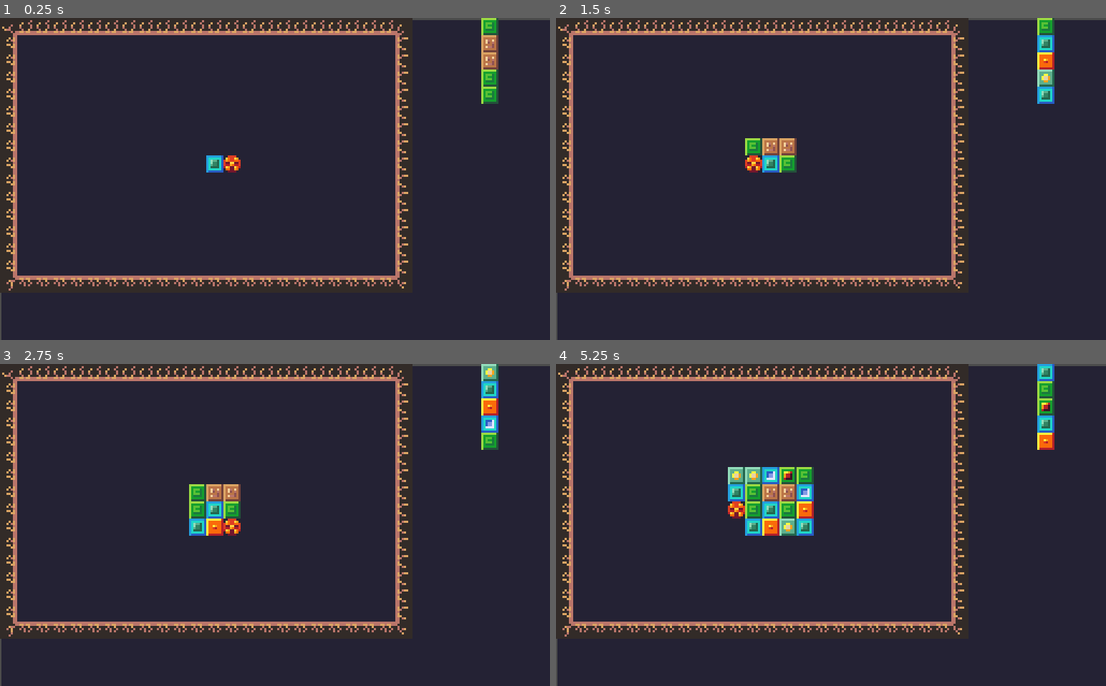
Above: before the commit, frames 1-4 (two rows, left to right).
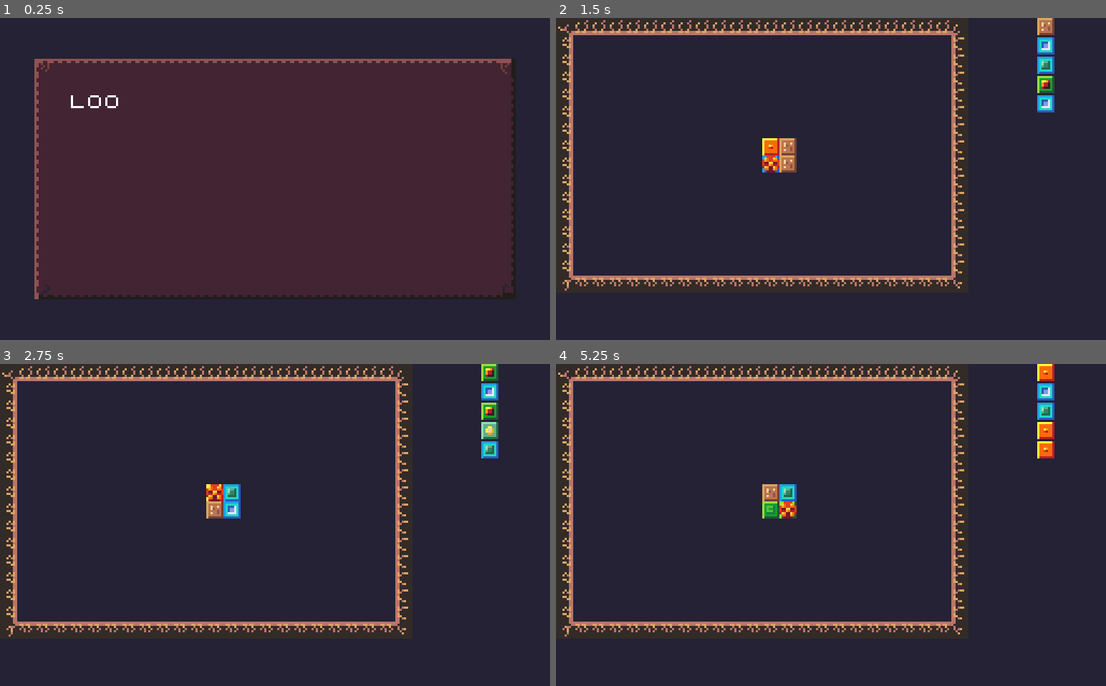
Above: after the commit, the same moments.

Repository: mbrezu/LD47
Game: Godot game, scene res://scenes/main.tscn
Same seed, same stepped clock (60 frames per second), same inputs: the game is played once before the commit and once after it. Before the commit the project starts from res://scenes/game.tscn.
Inputs:
- Up to frame 1 (0.25 s): no input
- Up to frame 2 (1.5 s): tap Space (ui_select) at 0.6, 0.77, 1.07, 1.35 s
- Up to frame 3 (2.75 s): tap Space (ui_select) at 1.52, 1.82, 2.1 s
- Up to frame 4 (5.25 s): tap Enter at 2.75 s; tap Space (ui_select) at 2.85, 3.02, 3.32, 3.6, 3.77, 4.07, 4.35, 4.52, 4.82, 5.1 s

The runs differ from the first frame. In frame 1, 65% of the frame differs, in the area x 0-100%, y 0-100%; in frame 2, 1.8%; in frame 3, 2.5%; in frame 4, 3.9%.

Commit message:
Lots of stuff.

Diff:
--- a/godot/project.godot
+++ b/godot/project.godot
@@ -16,11 +16,12 @@
 [application]
 
 config/name="LD47"
-run/main_scene="res://scenes/game.tscn"
+run/main_scene="res://scenes/main.tscn"
 
 [autoload]
 
 Consts="*res://scripts/consts.gd"
+Utils="*res://scripts/utils.gd"
 
 [display]
 
--- a/godot/scenes/game.gd
+++ b/godot/scenes/game.gd
@@ -1,27 +1,30 @@
 extends Node2D
+
+signal game_over
 
 var _player
 var _add_tile = false
-
+var _game_over = false
 
 func _ready():
 	$player.configure($map)
 	$player.set_map_position(Consts.START_SQUARE_ROW, Consts.START_SQUARE_COLUMN + 1)
 	var _dummy = $player.connect("player_moved", self, "_on_player_moved")
-
+	_dummy = $player.connect("player_died", self, "_on_player_died")
 
 func _process(_delta):
 	if Input.is_action_just_pressed("ui_select"):
 #		player.advance()
 		Input.action_release("ui_select")
-		_add_tile = true
-		$player.advance()
+		if not _game_over:
+			_add_tile = true
+			$player.advance()
 
 
 func _on_player_moved(old_row, old_column, _row, _column):
 #	print("player moved ", [old_row, old_column, row, column])
 	if _add_tile:
-		print("adding tile")
+		# print("adding tile")
 		_add_tile = false
 		$advance_timer.wait_time = 1
 		$advance_timer.start()
@@ -29,8 +32,14 @@
 		$next_items.advance()
 
 
+func _on_player_died():
+	_game_over = true
+	emit_signal("game_over")
+
+
 func _on_advance_timer_timeout():
-	$player.advance()
+	if not _game_over:
+		$player.advance()
 	$advance_timer.wait_time -= 0.1
 	if $advance_timer.wait_time < 0.25:
 		$advance_timer.wait_time = 0.25
--- /dev/null
+++ b/godot/scenes/letter.gd
@@ -0,0 +1,34 @@
+extends Node2D
+
+var _letter
+
+func set_letter(letter):
+	_letter = letter
+
+func _ready():
+	if _letter[0] >= "A" and _letter[0] <= "Z":
+		$Sprite.region_rect = Rect2(
+			144 + (_letter.ord_at(0) - "A".ord_at(0)) * 8, 64, 8, 8)
+	elif _letter[0] >= "0" and _letter[0] <= "9":
+		$Sprite.region_rect = Rect2(
+			144 + (_letter.ord_at(0) - "0".ord_at(0)) * 8, 72, 8, 8)
+	elif _letter[0] == '.':
+		$Sprite.region_rect = Rect2(224, 72, 8, 8)
+	elif _letter[0] == ",":
+		$Sprite.region_rect = Rect2(232, 72, 8, 8)
+	elif _letter[0] == "\"":
+		$Sprite.region_rect = Rect2(240, 72, 8, 8)
+	elif _letter[0] == "'":
+		$Sprite.region_rect = Rect2(248, 72, 8, 8)
+	elif _letter[0] == "!":
+		$Sprite.region_rect = Rect2(256, 72, 8, 8)
+	elif _letter[0] == "-":
+		$Sprite.region_rect = Rect2(224, 80, 8, 8)
+	elif _letter[0] == "_":
+		$Sprite.region_rect = Rect2(232, 80, 8, 8)
+	elif _letter[0] == ":":
+		$Sprite.region_rect = Rect2(240, 80, 8, 8)
+	elif _letter[0] == " ":
+		$Sprite.region_rect = Rect2(0, 0, 0, 0)
+	else:
+		$Sprite.region_rect = Rect2(264, 72, 8, 8)
--- /dev/null
+++ b/godot/scenes/letter.tscn
@@ -0,0 +1,13 @@
+[gd_scene load_steps=3 format=2]
+
+[ext_resource path="res://assets/graphics/sheet-1.png" type="Texture" id=1]
+[ext_resource path="res://scenes/letter.gd" type="Script" id=2]
+
+[node name="letter" type="Node2D"]
+script = ExtResource( 2 )
+
+[node name="Sprite" type="Sprite" parent="."]
+texture = ExtResource( 1 )
+centered = false
+region_enabled = true
+region_rect = Rect2( 248, 72, 8, 8 )
--- /dev/null
+++ b/godot/scenes/main.gd
@@ -0,0 +1,65 @@
+extends Node2D
+
+
+var panel_scene = preload("res://scenes/panel.tscn")
+var game_scene = preload("res://scenes/game.tscn")
+
+var _state = Consts.GameState.NOTHING
+var _next_state = []
+
+
+func _ready():
+	_next_state.push_back(Consts.GameState.MENU)
+
+
+func _process(_delta):
+	if not _next_state.empty():
+		_handle_state_transition(_state, _next_state.pop_front())
+	if Input.is_action_just_pressed("ui_select"):
+		_handle_space_pressed()
+
+
+func _handle_space_pressed():
+	match _state:
+		Consts.GameState.MENU:
+			_next_state.push_back(Consts.GameState.IN_GAME)
+			Input.action_release("ui_select")
+
+
+func _handle_state_transition(_current, _desired):
+	match [_current, _desired]:
+		[Consts.GameState.NOTHING, Consts.GameState.MENU]:
+			_show_menu()
+			_state = _desired
+			return
+		[Consts.GameState.MENU, Consts.GameState.IN_GAME]:
+			Utils.delete_children($menu_layer)
+			_new_game()
+			_state = _desired
+			return
+		[_, Consts.GameState.NOTHING]:
+			Utils.delete_children($menu_layer)
+			_state = _desired
+			return
+	_next_state.push_back(Consts.GameState.NOTHING)
+	_next_state.push_back(_desired)
+
+
+func _new_game():
+	Utils.delete_children($menu_layer)
+	Utils.delete_children($game_layer)
+	var game = game_scene.instance()
+	$game_layer.add_child(game)
+
+
+func _show_menu():
+	Utils.delete_children($menu_layer)
+	var panel = panel_scene.instance()
+	panel.configure(14, 28)
+	$menu_layer.add_child(panel)
+	panel.text_at(2, 2, "LOOP SMTH SMTH")
+	panel.text_at(4, 2, "PRESS 'SPACE\" TO PLAY!")
+	panel.text_at(6, 2, "CONTROLS: ALSO 'SPACE\"")
+	panel.text_at(8, 2, "GAME BY MBREZU, LEONEL")
+	panel.text_at(9, 2, "AND CRISTI_ABY")
+	panel.text_at(11, 2, "MADE FOR LUDUM DARE 47")
--- /dev/null
+++ b/godot/scenes/main.tscn
@@ -0,0 +1,16 @@
+[gd_scene load_steps=3 format=2]
+
+[ext_resource path="res://scenes/main.gd" type="Script" id=1]
+[ext_resource path="res://assets/graphics/background.png" type="Texture" id=2]
+
+[node name="main" type="Node2D"]
+script = ExtResource( 1 )
+
+[node name="Sprite" type="Sprite" parent="."]
+texture = ExtResource( 2 )
+centered = false
+region_rect = Rect2( 0, 0, 200.101, 158.236 )
+
+[node name="game_layer" type="Node2D" parent="."]
+
+[node name="menu_layer" type="Node2D" parent="."]
--- a/godot/scenes/map.gd
+++ b/godot/scenes/map.gd
@@ -46,11 +46,23 @@
 
 
 func is_free(row, column):
+	if not _is_inside(row, column):
+		return false
+	return true
+
+
+func is_edge(row, column):
+	if not _is_inside(row, column):
+		return false
+	if _map[row][column].tile_number < 100:
+		return false
+	return true
+
+
+func _is_inside(row, column):
 	if row < 0 or column < 0:
 		return false
 	if row >= _map.size() or column >= _map[row].size():
-		return false
-	if _map[row][column].tile_number > 0:
 		return false
 	return true
 
@@ -123,7 +135,7 @@
 			var is_not_detected = not _detect[row][column]
 			if has_something and is_not_edge and is_not_detected:
 				var segment = _get_segment(row, column)
-				print("found segment", segment)
+#				print("found segment", segment)
 				if segment.size() >= 4:
 					results.append(segment)
 	return results
--- a/godot/scenes/next_items.gd
+++ b/godot/scenes/next_items.gd
@@ -20,7 +20,7 @@
 	for i in range(Consts.LOOKAHEAD):
 		var item = MapCell.new(randi() % Consts.TILES_COUNT + 1)
 		item.tile_instance = tile_scenes[item.tile_number - 1].instance()
-		item.tile_instance.position = Vector2(0, i * 8)
+		item.tile_instance.position = Vector2(0, i * 9)
 		add_child(item.tile_instance)
 		_list.append(item)
 
@@ -37,4 +37,4 @@
 	add_child(item.tile_instance)
 	_list.append(item)
 	for i in range(Consts.LOOKAHEAD):
-		_list[i].tile_instance.position = Vector2(0, i * 8)
+		_list[i].tile_instance.position = Vector2(0, i * 9)
--- /dev/null
+++ b/godot/scenes/panel.gd
@@ -0,0 +1,67 @@
+extends Node2D
+
+var panel_scenes = [
+	preload("res://scenes/panel/panel_1.tscn"),
+	preload("res://scenes/panel/panel_2.tscn"),
+	preload("res://scenes/panel/panel_3.tscn"),
+	preload("res://scenes/panel/panel_4.tscn"),
+	preload("res://scenes/panel/panel_5.tscn"),
+	preload("res://scenes/panel/panel_6.tscn"),
+	preload("res://scenes/panel/panel_7.tscn"),
+	preload("res://scenes/panel/panel_8.tscn"),
+	preload("res://scenes/panel/panel_9.tscn")
+]
+
+var letter_scene = preload("res://scenes/letter.tscn")
+
+var _rows
+var _columns
+var _display_queue = []
+
+func configure(rows, columns):
+	_rows = rows
+	_columns = columns
+	position = Vector2(
+		(Consts.REZ_X - 8 * _columns) / 2,
+		(Consts.REZ_Y - 8 * _rows) / 2)
+
+func text_at(row, column, text):
+	for i in range(text.length()):
+		var ch = text[i]
+		var letter = letter_scene.instance()
+		letter.set_letter(ch)
+		letter.position = Vector2((column + i) * 8, row * 8)
+		_display_queue.push_back(letter)
+
+func _ready():
+	_build_background()
+
+
+func _build_background():
+	for i in range(1, _rows - 1):
+		_put_tile(3, i, 0)
+		_put_tile(5, i, _columns - 1)
+	for i in range(1, _columns - 1):
+		_put_tile(1, 0, i)
+		_put_tile(7, _rows - 1, i)
+	for i in range(1, _rows - 1):
+		for j in range(1, _columns - 1):
+			_put_tile(4, i, j)
+	_put_tile(0, 0, 0)
+	_put_tile(2, 0, _columns - 1)
+	_put_tile(6, _rows - 1, 0)
+	_put_tile(8, _rows - 1, _columns - 1)
+
+func _put_tile(tile_number, row, column):
+	var tile = panel_scenes[tile_number].instance()
+	tile.position = Vector2(column * 8, row * 8)
+	add_child(tile)
+
+# Called every frame. 'delta' is the elapsed time since the previous frame.
+#func _process(delta):
+#	pass
+
+
+func _on_Timer_timeout():
+	if not _display_queue.empty():
+		add_child(_display_queue.pop_front())
--- /dev/null
+++ b/godot/scenes/panel.tscn
@@ -0,0 +1,11 @@
+[gd_scene load_steps=2 format=2]
+
+[ext_resource path="res://scenes/panel.gd" type="Script" id=1]
+
+[node name="panel" type="Node2D"]
+script = ExtResource( 1 )
+
+[node name="Timer" type="Timer" parent="."]
+wait_time = 0.063
+autostart = true
+[connection signal="timeout" from="Timer" to="." method="_on_Timer_timeout"]
--- /dev/null
+++ b/godot/scenes/panel/panel_1.tscn
@@ -0,0 +1,11 @@
+[gd_scene load_steps=2 format=2]
+
+[ext_resource path="res://assets/graphics/sheet-1.png" type="Texture" id=1]
+
+[node name="panel_1" type="Node2D"]
+
+[node name="Sprite" type="Sprite" parent="."]
+texture = ExtResource( 1 )
+centered = false
+region_enabled = true
+region_rect = Rect2( 152, 88, 8, 8 )
--- /dev/null
+++ b/godot/scenes/panel/panel_2.tscn
@@ -0,0 +1,11 @@
+[gd_scene load_steps=2 format=2]
+
+[ext_resource path="res://assets/graphics/sheet-1.png" type="Texture" id=1]
+
+[node name="panel_2" type="Node2D"]
+
+[node name="Sprite" type="Sprite" parent="."]
+texture = ExtResource( 1 )
+centered = false
+region_enabled = true
+region_rect = Rect2( 168, 88, 8, 8 )
--- /dev/null
+++ b/godot/scenes/panel/panel_3.tscn
@@ -0,0 +1,11 @@
+[gd_scene load_steps=2 format=2]
+
+[ext_resource path="res://assets/graphics/sheet-1.png" type="Texture" id=1]
+
+[node name="panel_3" type="Node2D"]
+
+[node name="Sprite" type="Sprite" parent="."]
+texture = ExtResource( 1 )
+centered = false
+region_enabled = true
+region_rect = Rect2( 184, 88, 8, 8 )
--- /dev/null
+++ b/godot/scenes/panel/panel_4.tscn
@@ -0,0 +1,11 @@
+[gd_scene load_steps=2 format=2]
+
+[ext_resource path="res://assets/graphics/sheet-1.png" type="Texture" id=1]
+
+[node name="panel_4" type="Node2D"]
+
+[node name="Sprite" type="Sprite" parent="."]
+texture = ExtResource( 1 )
+centered = false
+region_enabled = true
+region_rect = Rect2( 152, 104, 8, 8 )
--- /dev/null
+++ b/godot/scenes/panel/panel_5.tscn
@@ -0,0 +1,11 @@
+[gd_scene load_steps=2 format=2]
+
+[ext_resource path="res://assets/graphics/sheet-1.png" type="Texture" id=1]
+
+[node name="panel_5" type="Node2D"]
+
+[node name="Sprite" type="Sprite" parent="."]
+texture = ExtResource( 1 )
+centered = false
+region_enabled = true
+region_rect = Rect2( 168, 104, 8, 8 )
--- /dev/null
+++ b/godot/scenes/panel/panel_6.tscn
@@ -0,0 +1,11 @@
+[gd_scene load_steps=2 format=2]
+
+[ext_resource path="res://assets/graphics/sheet-1.png" type="Texture" id=1]
+
+[node name="panel_6" type="Node2D"]
+
+[node name="Sprite" type="Sprite" parent="."]
+texture = ExtResource( 1 )
+centered = false
+region_enabled = true
+region_rect = Rect2( 184, 104, 8, 8 )
--- /dev/null
+++ b/godot/scenes/panel/panel_7.tscn
@@ -0,0 +1,11 @@
+[gd_scene load_steps=2 format=2]
+
+[ext_resource path="res://assets/graphics/sheet-1.png" type="Texture" id=1]
+
+[node name="panel_7" type="Node2D"]
+
+[node name="Sprite" type="Sprite" parent="."]
+texture = ExtResource( 1 )
+centered = false
+region_enabled = true
+region_rect = Rect2( 152, 120, 8, 8 )
--- /dev/null
+++ b/godot/scenes/panel/panel_8.tscn
@@ -0,0 +1,11 @@
+[gd_scene load_steps=2 format=2]
+
+[ext_resource path="res://assets/graphics/sheet-1.png" type="Texture" id=1]
+
+[node name="panel_8" type="Node2D"]
+
+[node name="Sprite" type="Sprite" parent="."]
+texture = ExtResource( 1 )
+centered = false
+region_enabled = true
+region_rect = Rect2( 168, 120, 8, 8 )
--- /dev/null
+++ b/godot/scenes/panel/panel_9.tscn
@@ -0,0 +1,11 @@
+[gd_scene load_steps=2 format=2]
+
+[ext_resource path="res://assets/graphics/sheet-1.png" type="Texture" id=1]
+
+[node name="panel_9" type="Node2D"]
+
+[node name="Sprite" type="Sprite" parent="."]
+texture = ExtResource( 1 )
+centered = false
+region_enabled = true
+region_rect = Rect2( 184, 120, 8, 8 )
--- a/godot/scenes/player.gd
+++ b/godot/scenes/player.gd
@@ -1,6 +1,7 @@
 extends Node2D
 
 signal player_moved(old_row, old_column, new_row, new_column)
+signal player_died
 
 var _row
 var _column
@@ -31,7 +32,10 @@
 func advance():
 #	print("*** player advance")
 #	print("  direction is ", directions[direction])
-	if is_free(_direction):
+	if _is_edge(_direction):
+		emit_signal("player_died")
+		return
+	if _is_free(_direction):
 		var old_row = _row
 		_row += _directions[_direction][0]
 		var old_column = _column
@@ -39,13 +43,13 @@
 		emit_signal("player_moved", old_row, old_column, _row, _column)
 #		print("  new pos is ", _row, " ", _column)
 		update_position()
-	if is_free(to_left(_direction)):
+	if _is_free(to_left(_direction)):
 		_direction = to_left(_direction)
-	elif is_free(_direction):
+	elif _is_free(_direction):
 		pass # _direction unchanged
-	elif is_free(to_right(_direction)):
+	elif _is_free(to_right(_direction)):
 		_direction = to_right(_direction)
-	elif is_free(to_back(_direction)):
+	elif _is_free(to_back(_direction)):
 		_direction = to_back(_direction)
 	else:
 		pass # direction unchanged
@@ -72,7 +76,13 @@
 	return dir
 
 
-func is_free(dir):
+func _is_edge(dir):
+	return _map.is_edge(
+		_row + _directions[dir][0],
+		_column + _directions[dir][1])
+
+
+func _is_free(dir):
 	return _map.is_free(
 		_row + _directions[dir][0],
 		_column + _directions[dir][1])
--- a/godot/scripts/consts.gd
+++ b/godot/scripts/consts.gd
@@ -6,3 +6,8 @@
 const START_SQUARE_ROW = 8
 const START_SQUARE_COLUMN = 12
 const LOOKAHEAD = 5
+
+const REZ_X = 256
+const REZ_Y = 150
+
+enum GameState { NOTHING, MENU, IN_GAME, GAME_OVER }
--- /dev/null
+++ b/godot/scripts/utils.gd
@@ -0,0 +1,6 @@
+extends Node
+
+
+func delete_children(node):
+	for n in node.get_children():
+		n.queue_free()
Binary file changed: godot/assets/graphics/sheet-1.png
Not shown, changed: art/sheet-1.aseprite
Not shown, changed: art/sheet-1.png
